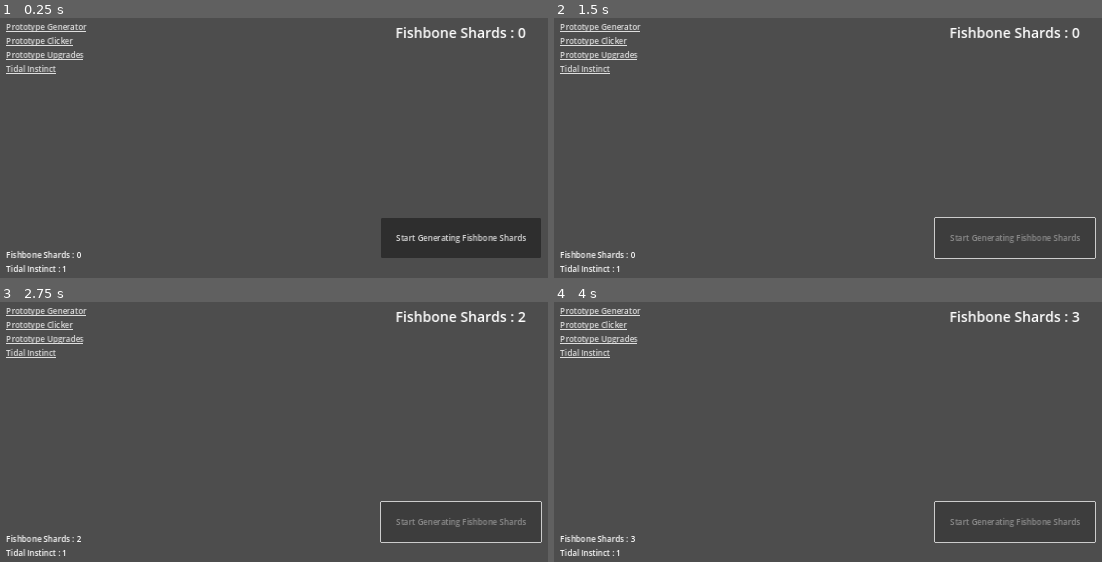
Above: before the commit, frames 1-4 (two rows, left to right).
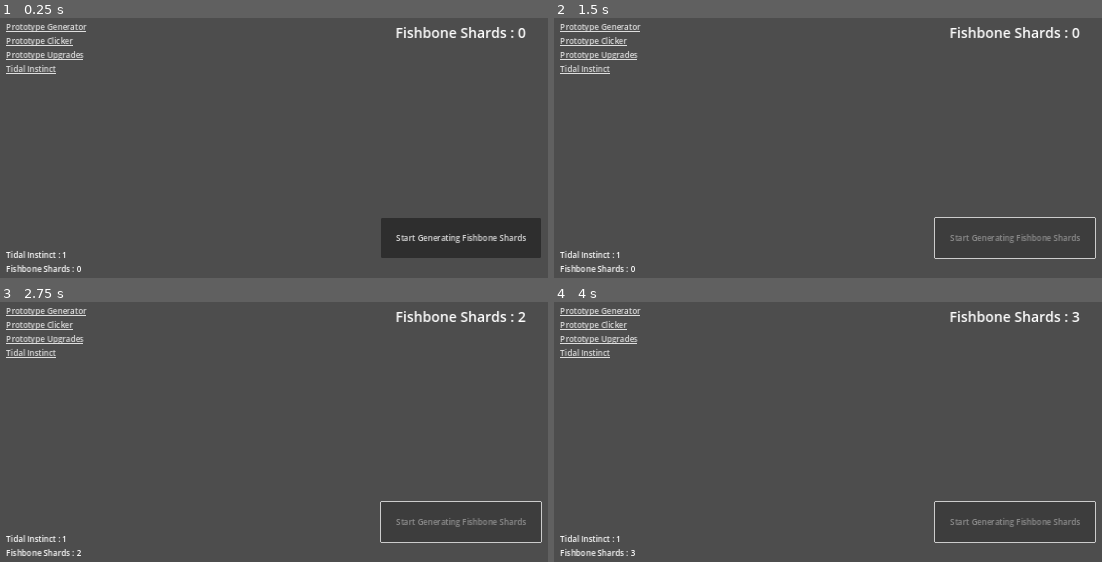
Above: after the commit, the same moments.

Repository: LironLZ/project_fishbone
Game: Godot game, scene res://scenes/game/game.tscn
Same seed, same stepped clock (60 frames per second), same inputs: the game is played once before the commit and once after it.
Inputs:
- Up to frame 1 (0.25 s): no input
- Up to frame 2 (1.5 s): click "Start Generating Fishbone Sha…" at 0.5 s; tap Enter at 1.25 s
- Up to frame 3 (2.75 s): tap Space at 2 s
- Up to frame 4 (4 s): tap Enter at 3.5 s

The runs differ from the first frame. In frame 1, 0.4% of the frame differs, in the area x 1-15%, y 89-98%; in frame 2, 0.4%; in frame 3, 0.4%; in frame 4, 0.4%.

Commit message:
Tidal Instinct Upgrade

Diff:
--- a/scenes/game/game.gd
+++ b/scenes/game/game.gd
@@ -12,6 +12,12 @@
 		ref = self
 		return
 	queue_free()
+
+
+
+## Reference to the user interface packed scene.
+@export var scene_user_interface : PackedScene
+
 ## Contains the data to save and load
 var data : Data
 
@@ -22,6 +28,10 @@
 	data = Data.new()
 	SaveSystem.load_data()
 
+func _ready() -> void:
+	var node_user_interface : UserInterface = scene_user_interface.instantiate() as UserInterface
+	add_child(node_user_interface)
+
 ## Triggered when the save timer completes a loop. Save the game.
 func _on_save_timer_timeout() -> void:
 	SaveSystem.save_data()
--- a/scenes/game/game.tscn
+++ b/scenes/game/game.tscn
@@ -1,12 +1,15 @@
-[gd_scene load_steps=5 format=3 uid="uid://dew1je68vksy5"]
+[gd_scene load_steps=7 format=3 uid="uid://dew1je68vksy5"]
 
 [ext_resource type="Script" path="res://scenes/game/game.gd" id="1_ewu8x"]
 [ext_resource type="Script" path="res://scripts/handlers/handler_fishbone_shards.gd" id="2_i7l0m"]
-[ext_resource type="PackedScene" uid="uid://s2gii5awo15c" path="res://scenes/user_interface/user_interface.tscn" id="2_u2tuu"]
+[ext_resource type="PackedScene" uid="uid://s2gii5awo15c" path="res://scenes/user_interface/user_interface.tscn" id="2_l5ves"]
 [ext_resource type="Script" path="res://scripts/handlers/handler_tidal_instinct.gd" id="3_nccxi"]
+[ext_resource type="Script" path="res://scripts/handlers/handler_ti_upgrades.gd" id="4_m8jei"]
+[ext_resource type="Script" path="res://scripts/handlers/handler_fishbone_shards_generator.gd" id="6_ilh31"]
 
 [node name="Game" type="Node"]
 script = ExtResource("1_ewu8x")
+scene_user_interface = ExtResource("2_l5ves")
 
 [node name="Handlers" type="Node" parent="."]
 
@@ -16,10 +19,18 @@
 [node name="TidalInstinct" type="Node" parent="Handlers"]
 script = ExtResource("3_nccxi")
 
+[node name="TIUpgrades" type="Node" parent="Handlers"]
+script = ExtResource("4_m8jei")
+
+[node name="FishboneShardsGenerator" type="Node" parent="Handlers" node_paths=PackedStringArray("timer")]
+script = ExtResource("6_ilh31")
+timer = NodePath("Timer")
+
+[node name="Timer" type="Timer" parent="Handlers/FishboneShardsGenerator"]
+
 [node name="SaveTimer" type="Timer" parent="."]
 wait_time = 5.0
 autostart = true
 
-[node name="UserInterface" parent="." instance=ExtResource("2_u2tuu")]
-
+[connection signal="timeout" from="Handlers/FishboneShardsGenerator/Timer" to="Handlers/FishboneShardsGenerator" method="_on_timer_timeout"]
 [connection signal="timeout" from="SaveTimer" to="." method="_on_save_timer_timeout"]
--- a/scenes/prototypes/upgrades/components/compo_upgrade.gd
+++ b/scenes/prototypes/upgrades/components/compo_upgrade.gd
@@ -14,7 +14,9 @@
 
 
 func _ready() -> void:
-	upgrade = Up01ClickerUpgrade.new()
+	if not upgrade:
+		upgrade = Up01ClickerUpgrade.new()
+
 	update_label_title()
 	update_label_description()
 	update_button()
--- a/scenes/user_interface/user_interface.tscn
+++ b/scenes/user_interface/user_interface.tscn
@@ -99,14 +99,14 @@
 [node name="VBoxContainer" type="VBoxContainer" parent="HBoxContainer/LeftPanel/VBoxContainer/Resources/MarginContainer"]
 layout_mode = 2
 
+[node name="TidalInstinctLabel" type="Label" parent="HBoxContainer/LeftPanel/VBoxContainer/Resources/MarginContainer/VBoxContainer"]
+layout_mode = 2
+script = ExtResource("3_1y12r")
+
 [node name="FishboneShardsLabel" type="Label" parent="HBoxContainer/LeftPanel/VBoxContainer/Resources/MarginContainer/VBoxContainer"]
 layout_mode = 2
 text = "Fishbone Shards : 15"
 script = ExtResource("2_nfbn2")
-
-[node name="TidalInstinctLabel" type="Label" parent="HBoxContainer/LeftPanel/VBoxContainer/Resources/MarginContainer/VBoxContainer"]
-layout_mode = 2
-script = ExtResource("3_1y12r")
 
 [node name="MarginContainer" type="MarginContainer" parent="HBoxContainer"]
 layout_mode = 2
--- a/scenes/views/tidal_instinct/tidal_instinct_view.gd
+++ b/scenes/views/tidal_instinct/tidal_instinct_view.gd
@@ -1,8 +1,28 @@
 class_name ViewTidalInstinct
 extends View
 ## View displaying the upgrades purchasable with Tidal Instinct.
+
+@export var tiu_area : Control
+
+@export var compo_upgrade_scene : PackedScene
 
 ## Initialize visibility.
 func _ready() -> void:
 	super()
 	visible = false
+	initialize_upgrades()
+
+
+
+func initialize_upgrades() -> void:
+	var upgrades : Array[Upgrade] = HandlerTIUpgrades.ref.get_all_upgrades()
+
+	if upgrades.size() == 0:
+		return
+
+	for upgrade : Upgrade in upgrades:
+		var upgrade_node : CompoUpgrade = compo_upgrade_scene.instantiate() as CompoUpgrade
+
+		upgrade_node.upgrade = upgrade
+
+		tiu_area.add_child(upgrade_node)
--- a/scenes/views/tidal_instinct/tidal_instinct_view.tscn
+++ b/scenes/views/tidal_instinct/tidal_instinct_view.tscn
@@ -1,8 +1,9 @@
-[gd_scene load_steps=2 format=3 uid="uid://da7i5th3uvdia"]
+[gd_scene load_steps=3 format=3 uid="uid://da7i5th3uvdia"]
 
 [ext_resource type="Script" path="res://scenes/views/tidal_instinct/tidal_instinct_view.gd" id="1_qjcie"]
+[ext_resource type="PackedScene" uid="uid://beu327hu84qib" path="res://scenes/prototypes/upgrades/components/compo_upgrade.tscn" id="2_rps8q"]
 
-[node name="TidalInstinctView" type="Control"]
+[node name="TidalInstinctView" type="Control" node_paths=PackedStringArray("tiu_area")]
 layout_mode = 3
 anchors_preset = 15
 anchor_right = 1.0
@@ -10,19 +11,37 @@
 grow_horizontal = 2
 grow_vertical = 2
 script = ExtResource("1_qjcie")
+tiu_area = NodePath("MarginContainer/VBoxContainer/TIUpgrades")
+compo_upgrade_scene = ExtResource("2_rps8q")
 
-[node name="Label" type="Label" parent="."]
+[node name="MarginContainer" type="MarginContainer" parent="."]
 layout_mode = 1
-anchors_preset = 8
-anchor_left = 0.5
-anchor_top = 0.5
-anchor_right = 0.5
-anchor_bottom = 0.5
-offset_left = -70.5
-offset_top = -11.5
-offset_right = 70.5
-offset_bottom = 11.5
+anchors_preset = 15
+anchor_right = 1.0
+anchor_bottom = 1.0
 grow_horizontal = 2
 grow_vertical = 2
+theme_override_constants/margin_left = 32
+theme_override_constants/margin_top = 32
+theme_override_constants/margin_right = 32
+theme_override_constants/margin_bottom = 32
+
+[node name="VBoxContainer" type="VBoxContainer" parent="MarginContainer"]
+layout_mode = 2
+theme_override_constants/separation = 8
+
+[node name="Header" type="Label" parent="MarginContainer/VBoxContainer"]
+layout_mode = 2
 theme_type_variation = &"HeaderLarge"
-text = "Tidal Instinct View"
+text = "Tidal Instinct Upgrades"
+
+[node name="MarginContainer" type="MarginContainer" parent="MarginContainer/VBoxContainer"]
+layout_mode = 2
+theme_override_constants/margin_left = 16
+theme_override_constants/margin_right = 16
+
+[node name="HSeparator" type="HSeparator" parent="MarginContainer/VBoxContainer/MarginContainer"]
+layout_mode = 2
+
+[node name="TIUpgrades" type="VBoxContainer" parent="MarginContainer/VBoxContainer"]
+layout_mode = 2
--- a/scripts/data/data.gd
+++ b/scripts/data/data.gd
@@ -8,3 +8,6 @@
 @export var tidal_instinct : int = 1
 ## Upgrade 01 Clicker Upgrade level.
 @export var up_01_level : int = 0
+
+## Contains TIUpgrades data to save & load.
+@export var ti_upgrades : DataTIUpgrades = DataTIUpgrades.new()
--- /dev/null
+++ b/scripts/data/data_ti_upgrades.gd
@@ -0,0 +1,7 @@
+class_name DataTIUpgrades
+extends Resource
+## Contains TIUpgrades data to save & load.
+
+
+## TIU 01 Fishbone Shards Generation Level
+@export var u_01_fishbone_shards_generation_level : bool = false
--- /dev/null
+++ b/scripts/handlers/handler_fishbone_shards_generator.gd
@@ -0,0 +1,37 @@
+class_name HandlerFishboneShardsGenerator
+extends Node
+## Passively generates fishbone shards.
+
+## Singleton reference.
+static var ref : HandlerFishboneShardsGenerator
+
+
+## Singleton check.
+func _enter_tree() -> void:
+	if not ref:
+		ref = self
+		return
+	queue_free()
+
+
+## Reference to the  generator timer.
+@export var timer : Timer
+
+## Loads data.
+func _ready() -> void:
+	if Game.ref.data.ti_upgrades.u_01_fishbone_shards_generation_level:
+		timer.start()
+		return
+
+	HandlerTIUpgrades.ref.upgrade_leveled_up.connect(watch_for_upgrades_level_up)
+
+
+## Triggered when the timer completes a loop.
+func _on_timer_timeout() -> void:
+	HandlerFishboneShards.ref.create_fishbone_shards(1)
+
+## Wait for tiu_01 to be purchased.
+func watch_for_upgrades_level_up(upgrade : Upgrade) -> void:
+	if upgrade == HandlerTIUpgrades.ref.u_01_fishbone_shard_generation:
+		timer.start()
+		HandlerTIUpgrades.ref.upgrade_leveled_up.disconnect(watch_for_upgrades_level_up)
--- /dev/null
+++ b/scripts/handlers/handler_ti_upgrades.gd
@@ -0,0 +1,28 @@
+class_name HandlerTIUpgrades
+extends Node
+## Manages Tidal Instinct upgrades.
+
+## Singleton reference.
+static var ref : HandlerTIUpgrades
+
+
+## Singleton check.
+func _enter_tree() -> void:
+	if not ref:
+		ref = self
+		return
+	queue_free()
+
+
+
+## Emitted when an upgrade has leveled up.
+signal upgrade_leveled_up(upgrade : Upgrade)
+
+## Reference to TIUpgrade 01.
+@onready var u_01_fishbone_shard_generation : TIU01FishboneShardsGenerator = TIU01FishboneShardsGenerator.new()
+
+## Returns all TIUpgrades.
+func get_all_upgrades() -> Array[Upgrade]:
+	return [
+		u_01_fishbone_shard_generation,
+	]
--- /dev/null
+++ b/scripts/upgrades/ti_upgrades/tiu_01_fishbone_shards_generator.gd
@@ -0,0 +1,60 @@
+class_name TIU01FishboneShardsGenerator
+extends Upgrade
+## Unlocks the passive Fishbone Shard generation.
+
+
+var max_level : int = 1
+
+func _init() -> void:
+	level = Game.ref.data.ti_upgrades.u_01_fishbone_shards_generation_level
+	title = "Awaken the Ocean"
+	base_cost = 1
+	calculate_cost()
+
+
+
+
+
+## Returns the description of the upgrade.
+func description() -> String:
+	var text : String = "Awaken the Ocean to start generating Fishbone Shards."
+	text += "\n[b]Effect :[/b] passive Fishbone Shard generation"
+	text += "\n[b]Cost :[/b] %s Tidal Instinct" %cost
+	return text
+
+
+## Returns the current cost based on level and base cost
+func calculate_cost() -> void:
+	cost = base_cost
+
+
+## Returns whehter or not the player can afford buying the upgrade.
+func can_afford() -> bool:
+	if level >= max_level:
+		return false
+
+	if Game.ref.data.tidal_instinct >= cost:
+		return true
+
+	else:
+		return false
+
+
+
+
+## Consumes fishbone shards to level up.
+func level_up() -> void:
+	if level >= max_level:
+		return
+
+	var error : Error = HandlerTidalInstinct.ref.consume_tidal_instinct(cost)
+
+	if error :
+		return
+
+	level += 1
+	Game.ref.data.ti_upgrades.u_01_fishbone_shards_generation_level = true
+	# Increase level in Data Resource
+
+	leveled_up.emit()
+	HandlerTIUpgrades.ref.upgrade_leveled_up.emit(self)
